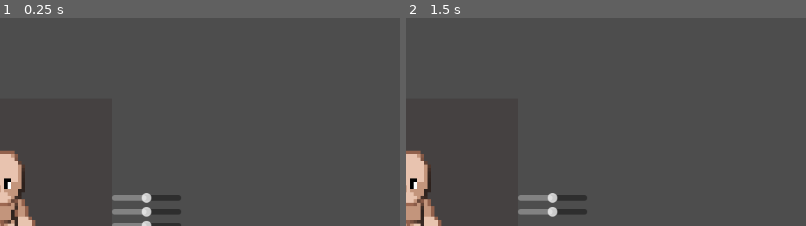
Above: before the commit, frames 1-2 (left to right).
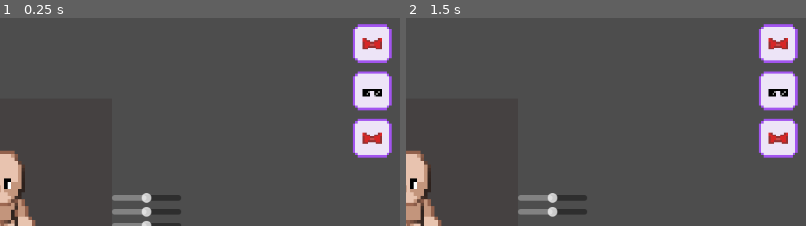
Above: after the commit, the same moments.

Repository: p1petto/CharacterMakerNew
Game: Godot game, scene res://Scenes/maker.tscn
Two runs of this game, one before a commit and one after it. Both use one fixed random seed, a clock stepped at 60 frames per second and the inputs below. The engine's default icon, where the game draws it, is replaced by a stand-in: a white triangle on a blue panel in a dark square.
Inputs (mouse positions are % of the whole screen's width and height, from its top left):
- Up to frame 1 (0.25 s): no input
- Up to frame 2 (1.5 s): click (15, 81) at 0.5 s; click (24, 81) at 1.27 s
The pictures show only the part of the screen within x 50-100%, y 0-50%; the shares and areas given below are measured in that part.

The runs differ from the first frame. In frame 1, 5.3% of the frame differs, in the area x 88-98%, y 2-68%; in frame 2, 5.3%.

Commit message:
Смена порядка аксессуаров drag and drop на панели

Diff:
--- a/Scripts/UI/accessore_button.gd
+++ b/Scripts/UI/accessore_button.gd
@@ -1,14 +1,37 @@
 extends MarginContainer
+
+class_name AccessorieButton
 
 @onready var button = $MarginContainer/TextureButton
 
 @export var accessorie: Accessorie
 
-# Called when the node enters the scene tree for the first time.
+var dragging: bool = false
+var offset: Vector2
+var cur_position: Vector2
+
+signal position_changed
+
 func _ready() -> void:
 	button.texture_normal = accessorie.down_texture
+	# Задерживаем установку cur_position, чтобы получить правильную позицию
+	call_deferred("_update_position")
 
+# Этот метод обновит cur_position после того, как узел был полностью размещен в сцене
+func _update_position() -> void:
+	cur_position = position
 
-# Called every frame. 'delta' is the elapsed time since the previous frame.
-func _process(delta: float) -> void:
-	pass
+func _input(event: InputEvent) -> void:
+	if event is InputEventMouseButton:
+		# Если нажата кнопка мыши и мы находимся на этом объекте
+		if event.pressed and get_global_rect().has_point(event.position):
+			dragging = true
+			offset = global_position - event.position
+		# Если кнопка мыши отпускается, проверим, был ли это этот объект
+		elif not event.pressed:
+			if dragging:  # Только если этот объект перетаскивается
+				dragging = false
+				position_changed.emit(self)  # Вызываем сигнал при отпускании
+
+	elif event is InputEventMouseMotion and dragging:
+		global_position = event.position + offset
--- a/Scripts/UI/accessore_panel.gd
+++ b/Scripts/UI/accessore_panel.gd
@@ -4,12 +4,13 @@
 @onready var button_container = $VScrollBar/VBoxContainer
 
 @export var accessories: Array[Accessorie]
+@export var accessorie_buttons: Array[AccessorieButton]
 # Called when the node enters the scene tree for the first time.
 func _ready() -> void:
-	visible = false
-	catallog.tab_changed.connect(_on_tab_changed)
-	$"../Catalog/CatalogContainer/Accessories".added_accessorie.connect(_on_list_accessorie_changed)
-
+	#visible = false
+	#catallog.tab_changed.connect(_on_tab_changed)
+	#$"../Catalog/CatalogContainer/Accessories".added_accessorie.connect(_on_list_accessorie_changed)
+	#
 	if accessories:
 		for accessorie in accessories:
 			add_accessorie_button(accessorie)
@@ -23,6 +24,41 @@
 	var button_instance = button_scene.instantiate()
 	button_instance.accessorie = accessorie
 	button_container.add_child(button_instance)
+	button_instance.position_changed.connect(swap_element)
+	accessorie_buttons.append(button_instance)
 
 func _on_list_accessorie_changed():
 	add_accessorie_button(accessories[len(accessories)-1])
+
+func swap_element(button):
+	print(button.position)
+	var closest_button = get_closest_button(button)
+
+	if closest_button != button:
+		var button_index = button.get_index()
+		var closest_button_index = closest_button.get_index()
+	# Меняем местами в контейнере
+		button_container.move_child(button, closest_button_index)
+		button_container.move_child(closest_button, button_index)
+
+		# Обновляем порядок в accessorie_buttons
+		var temp = accessorie_buttons[button_index]
+		accessorie_buttons[button_index] = accessorie_buttons[closest_button_index]
+		accessorie_buttons[closest_button_index] = temp
+
+func get_closest_button(button):
+	var closest_button = button  # Изначально ближайший — это сам переданный button
+	var min_distance = abs(button.cur_position.y - button.position.y)
+	print("min distance ", min_distance)
+
+	# Проходим по всем детям в button_container
+	for child in button_container.get_children():
+		if child != button:  # Пропускаем сам button
+			var distance = abs(child.position.y - button.position.y)
+			print(distance)
+			if distance < min_distance:
+				min_distance = distance
+				closest_button = child
+
+	print("Closest button Y position:", closest_button.position.y)
+	return closest_button
